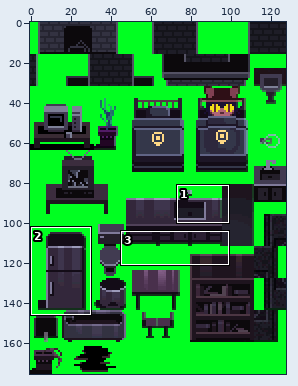
Two versions of one sprite sheet, src/gfx/tileset_house_fg.png. The picture above shows the old version from afar; the outline marks the close-up.
Close-up. Before the edit:
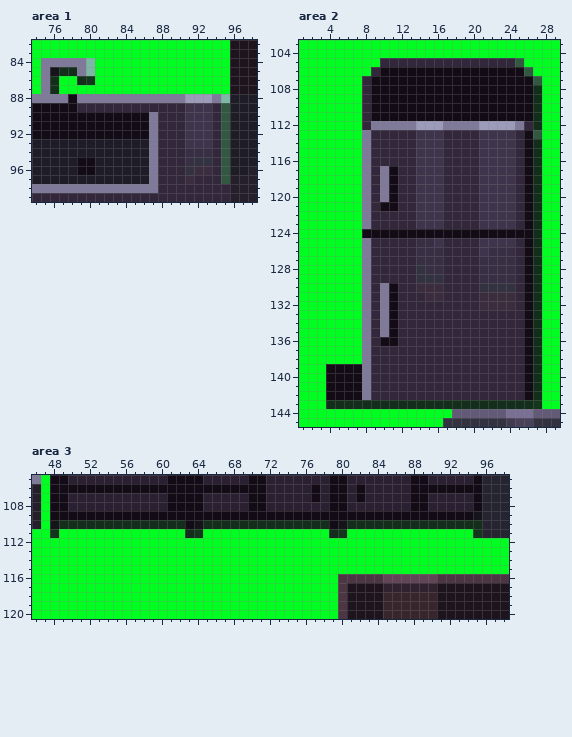
The file is 128x176 pixels. Colours within 5 levels of each other are drawn and written as one. Shown: area 1: x 74..98, y 82..99; area 2: x 1..29, y 103..145; area 3: x 46..98, y 105..120. The commit also changed other parts of the picture, which this record leaves out.
And afterwards:
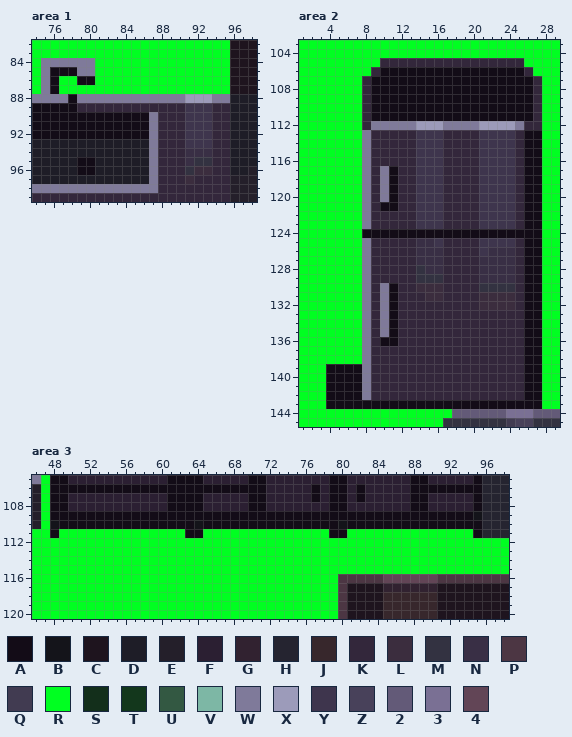
Palette (. is transparent): A #130c17  B #14141a  C #1e141e  D #1e1d27  E #241f2a  F #2b1f32  G #312230  H #252430  J #37272c  K #33273b  L #3b2d3e  M #333241  N #392f45  P #4c3643  Q #413b51  R #00ff21  S #132f1b  T #13371c  U #335842  V #7db7a5  W #7f7a9a  X #9c9bba  Y #3e354d  Z #48415a  2 #635a78  3 #7a7094  4 #624556
Edits made:
--- area 1
@@ x 74..98 @@
  83 RRRRRRRRRRRRRRRRRRRRRRCCC
- 84 RWWWWWVRRRRRRRRRRRRRRRCCC
- 85 RWBSSWVRRRRRRRRRRRRRRRCCC
- 86 RWSRRSTRRRRRRRRRRRRRRRCCC
- 87 RWSRRRRRRRRRRRRRRRRRRRCCC
- 88 WWWWAWWWWWWWWWWWWXXXWVDDD
- 89 AAAAAKKKKKKKKKKKKYYYKUDDD
- 90 AAAAAAAAAAAAAWKKKYYYKUDDD
- 91 AAAAAAAAAAAAAWKKKYYYKUDDD
- 92 AAAAAAAAAAAAAWKKKYYYKUDDD
- 93 DDDDDDDDDDDDDWKKKYYYKUDDD
- 94 DDDDDDDDDDDDDWKKKNNNKUDDD
- 95 DDDDDAADDDDDDWKKKNMMKUDDD
- 96 DDDDDAADDDDDDWKKKMLLKUDDE
- 97 DDDDDDDDDDDDDWKKKLKKKUEEE
+ 84 RWWWWWWRRRRRRRRRRRRRRRCCC
+ 85 RWAAAWWRRRRRRRRRRRRRRRCCC
+ 86 RWARRAARRRRRRRRRRRRRRRCCC
+ 87 RWARRRRRRRRRRRRRRRRRRRCCC
+ 88 WWWWAWWWWWWWWWWWWXXXWWDDD
+ 89 AAAAAKKKKKKKKKKKKYYYKKDDD
+ 90 AAAAAAAAAAAAAWKKKYYYKKDDD
+ 91 AAAAAAAAAAAAAWKKKYYYKKDDD
+ 92 AAAAAAAAAAAAAWKKKYYYKKDDD
+ 93 DDDDDDDDDDDDDWKKKYYYKKDDD
+ 94 DDDDDDDDDDDDDWKKKNNNKKDDD
+ 95 DDDDDAADDDDDDWKKKNMMKKDDD
+ 96 DDDDDAADDDDDDWKKKMLLKKDDE
+ 97 DDDDDDDDDDDDDWKKKLKKKKEEE
  98 WWWWWWWWWWWWWWKKKKKKKKEEE
--- area 2
@@ x 1..29 @@
 104 RRRRRRRRRRRRRRRRRRRRRRRRRRRRR
-105 RRRRRRRRRKKKKKKKKKKKKKKKURRRR
-106 RRRRRRRRKAAAAAAAAAAAAAAAAURRR
-107 RRRRRRRKAAAAAAAAAAAAAAAAAAURR
-108 RRRRRRRKAAAAAAAAAAAAAAAAAASRR
-109 RRRRRRRKAAAAAAAAAAAAAAAAAASRR
-110 RRRRRRRKAAAAAAAAAAAAAAAAAASRR
-111 RRRRRRRKAAAAAAAAAAAAAAAAAASRR
-112 RRRRRRRKWWWWWXXXWWWWXXXXWKSRR
-113 RRRRRRRWKKKKKYYYKKKKYYYYKAURR
-114 RRRRRRRWKKKKKYYYKKKKYYYYKASRR
-115 RRRRRRRWKKKKKYYYKKKKYYYYKASRR
-116 RRRRRRRWKKKKKYYYKKKKYYYYKASRR
-117 RRRRRRRWKWAKKYYYKKKKYYYYKASRR
-118 RRRRRRRWKWAKKYYYKKKKYYYYKASRR
-119 RRRRRRRWKWAKKYYYKKKKYYYYKASRR
-120 RRRRRRRWKWAKKYYYKKKKYYYYKASRR
-121 RRRRRRRWKAAKKYYYKKKKYYYYKASRR
-122 RRRRRRRWKKKKKYYYKKKKYYYYKASRR
-123 RRRRRRRWKKKKKYYYKKKKYYYYKASRR
-124 RRRRRRRAAAAAAAAAAAAAAAAAAASRR
-125 RRRRRRRWKKKKKNNYKKKKYYYYKASRR
-126 RRRRRRRWKKKKKNNNKKKKYNNNKASRR
-127 RRRRRRRWKKKKKNNNKKKKNNNNKASRR
-128 RRRRRRRWKKKKKMNNKKKKNNNNKASRR
-129 RRRRRRRWKKKKKMMMKKKKNNNNKASRR
-130 RRRRRRRWKWAKKLLLKKKKMMMMKASRR
-131 RRRRRRRWKWAKKKLLKKKKLLLLKASRR
-132 RRRRRRRWKWAKKKKKKKKKLLLLKASRR
-133 RRRRRRRWKWAKKKKKKKKKKKKKKASRR
-134 RRRRRRRWKWAKKKKKKKKKKKKKKASRR
-135 RRRRRRRWKWAKKKKKKKKKKKKKKASRR
-136 RRRRRRRWKAAKKKKKKKKKKKKKKASRR
-137 RRRRRRRWKKKKKKKKKKKKKKKKKASRR
-138 RRRRRRRWKKKKKKKKKKKKKKKKKASRR
-139 RRRAAAAWKKKKKKKKKKKKKKKKKASRR
-140 RRRAAAAWKKKKKKKKKKKKKKKKKASRR
-141 RRRAAAAWKKKKKKKKKKKKKKKKKASRR
-142 RRRAAAAWKKKKKKKKKKKKKKKKKASRR
-143 RRRSSSSSSSSSSSSSSSSSSSSSSSTRR
+105 RRRRRRRRRKKKKKKKKKKKKKKKKRRRR
+106 RRRRRRRRKAAAAAAAAAAAAAAAAKRRR
+107 RRRRRRRKAAAAAAAAAAAAAAAAAAKRR
+108 RRRRRRRKAAAAAAAAAAAAAAAAAAKRR
+109 RRRRRRRKAAAAAAAAAAAAAAAAAAKRR
+110 RRRRRRRKAAAAAAAAAAAAAAAAAAKRR
+111 RRRRRRRKAAAAAAAAAAAAAAAAAAKRR
+112 RRRRRRRKWWWWWXXXWWWWXXXXWKKRR
+113 RRRRRRRWKKKKKYYYKKKKYYYYKAARR
+114 RRRRRRRWKKKKKYYYKKKKYYYYKAARR
+115 RRRRRRRWKKKKKYYYKKKKYYYYKAARR
+116 RRRRRRRWKKKKKYYYKKKKYYYYKAARR
+117 RRRRRRRWKWAKKYYYKKKKYYYYKAARR
+118 RRRRRRRWKWAKKYYYKKKKYYYYKAARR
+119 RRRRRRRWKWAKKYYYKKKKYYYYKAARR
+120 RRRRRRRWKWAKKYYYKKKKYYYYKAARR
+121 RRRRRRRWKAAKKYYYKKKKYYYYKAARR
+122 RRRRRRRWKKKKKYYYKKKKYYYYKAARR
+123 RRRRRRRWKKKKKYYYKKKKYYYYKAARR
+124 RRRRRRRAAAAAAAAAAAAAAAAAAAARR
+125 RRRRRRRWKKKKKNNYKKKKYYYYKAARR
+126 RRRRRRRWKKKKKNNNKKKKYNNNKAARR
+127 RRRRRRRWKKKKKNNNKKKKNNNNKAARR
+128 RRRRRRRWKKKKKMNNKKKKNNNNKAARR
+129 RRRRRRRWKKKKKMMMKKKKNNNNKAARR
+130 RRRRRRRWKWAKKLLLKKKKMMMMKAARR
+131 RRRRRRRWKWAKKKLLKKKKLLLLKAARR
+132 RRRRRRRWKWAKKKKKKKKKLLLLKAARR
+133 RRRRRRRWKWAKKKKKKKKKKKKKKAARR
+134 RRRRRRRWKWAKKKKKKKKKKKKKKAARR
+135 RRRRRRRWKWAKKKKKKKKKKKKKKAARR
+136 RRRRRRRWKAAKKKKKKKKKKKKKKAARR
+137 RRRRRRRWKKKKKKKKKKKKKKKKKAARR
+138 RRRRRRRWKKKKKKKKKKKKKKKKKAARR
+139 RRRAAAAWKKKKKKKKKKKKKKKKKAARR
+140 RRRAAAAWKKKKKKKKKKKKKKKKKAARR
+141 RRRAAAAWKKKKKKKKKKKKKKKKKAARR
+142 RRRAAAAWKKKKKKKKKKKKKKKKKAARR
+143 RRRAAAAAAAAAAAAAAAAAAAAAAAARR
 144 RRRRRRRRRRRRRRRRR222222333222
--- area 3
@@ x 46..98 @@
 109 ERAAAAAAAAAAAAAAAAAAAAAAAAAAAAAAAAAAAAAAAAAAAAAAABHHH
-110 ERBSSSSSSSSSSSSSSABSSSSSSSSSSSSSSABSSSSSSSSSSSSSSSHHH
-111 RRTRRRRRRRRRRRRRRSTRRRRRRRRRRRRRRSTRRRRRRRRRRRRRRTHHH
+110 ERBAAAAAAAAAAAAAAABAAAAAAAAAAAAAAABAAAAAAAAAAAAAAAHHH
+111 RRARRRRRRRRRRRRRRAARRRRRRRRRRRRRRAARRRRRRRRRRRRRRAHHH
 112 RRRRRRRRRRRRRRRRRRRRRRRRRRRRRRRRRRRRRRRRRRRRRRRRRRRRR
Where, in picture pixels (left, top, right, bottom), the same in both close-ups:
changed: (50, 58, 95, 94)
changed: (221, 94, 230, 184)
changed: (326, 58, 542, 409)
changed: (50, 520, 482, 538)
